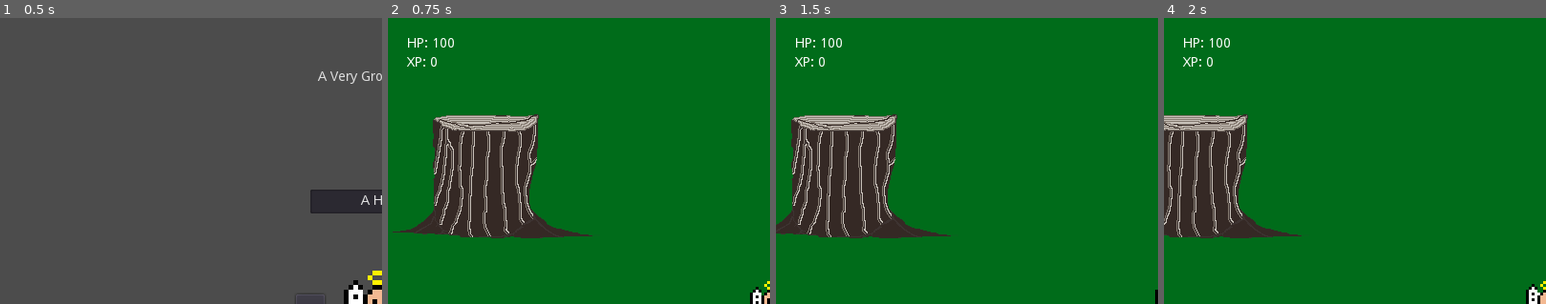
Above: before the commit, frames 1-4 (left to right).
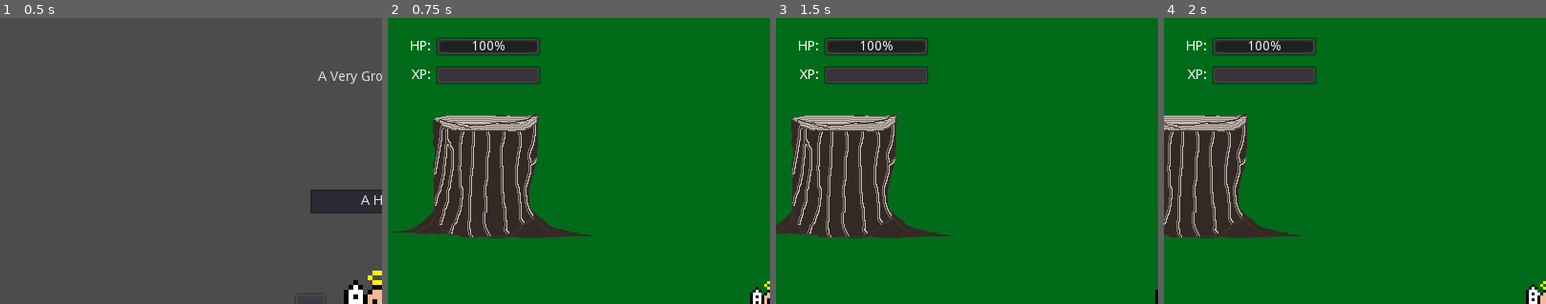
Above: after the commit, the same moments.

Repository: chipolux/a-very-grood-game
Game: Godot game, scene res://scenes/main-menu.tscn
Two runs of this game, one before a commit and one after it. Both use one fixed random seed, a clock stepped at 60 frames per second and the inputs below.
Inputs (mouse positions are % of the whole screen's width and height, from its top left):
- Up to frame 1 (0.5 s): no input
- Up to frame 2 (0.75 s): click "Start" at 0.5 s
- Up to frame 3 (1.5 s): tap Enter (ui_accept) at 1.25 s; move the mouse to (72, 45) at 1.27 s; press the mouse at (72, 45) at 1.28 s; hold Right (ui_right) from 1.28 s (still down)
- Up to frame 4 (2 s): keep holding Right (ui_right); tap Enter (ui_accept) at 1.52 s
The pictures show only the part of the screen within x 0-50%, y 0-50%; the shares and areas given below are measured in that part.

Frame 1 is identical in both runs. In frame 2, 3.6% of the frame differs, in the area x 5-40%, y 7-23%; in frame 3, 3.6%; in frame 4, 3.6%.

Commit message:
Add hp and xp bars.

Diff:
--- a/scenes/player.tscn
+++ b/scenes/player.tscn
@@ -518,7 +518,6 @@
 
 [node name="hud" type="CanvasLayer" parent="camera" index="1"]
 
-editor/display_folded = true
 layer = 1
 offset = Vector2( 0, 0 )
 rotation = 0.0
@@ -533,42 +532,96 @@
 anchor_bottom = 0.0
 margin_left = 20.0
 margin_top = 20.0
-margin_right = 70.0
-margin_bottom = 34.0
+margin_right = 45.0
+margin_bottom = 40.0
 rect_pivot_offset = Vector2( 0, 0 )
 mouse_filter = 2
 mouse_default_cursor_shape = 0
 size_flags_horizontal = 1
 size_flags_vertical = 4
-text = "HP: 100"
-percent_visible = 1.0
-lines_skipped = 0
-max_lines_visible = -1
-
-[node name="xp" type="Label" parent="camera/hud" index="1"]
-
-anchor_left = 0.0
-anchor_top = 0.0
-anchor_right = 0.0
-anchor_bottom = 0.0
-margin_left = 20.0
-margin_top = 40.0
-margin_right = 60.0
-margin_bottom = 54.0
-rect_pivot_offset = Vector2( 0, 0 )
-mouse_filter = 2
-mouse_default_cursor_shape = 0
-size_flags_horizontal = 1
-size_flags_vertical = 4
-text = "XP: 0"
+text = "HP:"
+align = 2
+valign = 1
 percent_visible = 1.0
 lines_skipped = 0
 max_lines_visible = -1
 _sections_unfolded = [ "Rect" ]
 
+[node name="xp" type="Label" parent="camera/hud" index="1"]
+
+anchor_left = 0.0
+anchor_top = 0.0
+anchor_right = 0.0
+anchor_bottom = 0.0
+margin_left = 20.0
+margin_top = 50.0
+margin_right = 45.0
+margin_bottom = 70.0
+rect_pivot_offset = Vector2( 0, 0 )
+mouse_filter = 2
+mouse_default_cursor_shape = 0
+size_flags_horizontal = 1
+size_flags_vertical = 4
+text = "XP:"
+align = 2
+valign = 1
+percent_visible = 1.0
+lines_skipped = 0
+max_lines_visible = -1
+_sections_unfolded = [ "Rect" ]
+
+[node name="hp_bar" type="ProgressBar" parent="camera/hud" index="2"]
+
+anchor_left = 0.0
+anchor_top = 0.0
+anchor_right = 0.0
+anchor_bottom = 0.0
+margin_left = 50.0
+margin_top = 20.0
+margin_right = 160.0
+margin_bottom = 40.0
+rect_pivot_offset = Vector2( 0, 0 )
+mouse_filter = 0
+mouse_default_cursor_shape = 0
+size_flags_horizontal = 1
+size_flags_vertical = 0
+min_value = 0.0
+max_value = 100.0
+step = 1.0
+page = 0.0
+value = 0.0
+exp_edit = false
+rounded = false
+percent_visible = true
+_sections_unfolded = [ "Percent", "Rect" ]
+
+[node name="xp_bar" type="ProgressBar" parent="camera/hud" index="3"]
+
+anchor_left = 0.0
+anchor_top = 0.0
+anchor_right = 0.0
+anchor_bottom = 0.0
+margin_left = 50.0
+margin_top = 50.0
+margin_right = 160.0
+margin_bottom = 70.0
+rect_pivot_offset = Vector2( 0, 0 )
+mouse_filter = 0
+mouse_default_cursor_shape = 0
+size_flags_horizontal = 1
+size_flags_vertical = 0
+min_value = 0.0
+max_value = 100.0
+step = 1.0
+page = 0.0
+value = 0.0
+exp_edit = false
+rounded = false
+percent_visible = false
+_sections_unfolded = [ "Percent", "Rect" ]
+
 [node name="hitbox" type="Area2D" parent="." index="4"]
 
-editor/display_folded = true
 input_pickable = true
 gravity_vec = Vector2( 0, 1 )
 gravity = 98.0
--- a/scripts/game_state.gd
+++ b/scripts/game_state.gd
@@ -12,8 +12,10 @@
 ]
 var player_texture = _textures[0]
 var player_name
+var player_max_hp = 100
+var player_hp = 100
+var player_next_level = 20
 var player_xp = 0
-var player_hp = 100
 
 var current_scene
 var current_npc
--- a/scripts/player.gd
+++ b/scripts/player.gd
@@ -38,8 +38,10 @@
 	if (new_anim != current_anim):
 		current_anim = new_anim
 		get_node("anim").play(current_anim)
-	get_node("camera/hud/hp").text = "HP: %s" % game_state.player_hp
-	get_node("camera/hud/xp").text = "XP: %s" % game_state.player_xp
+	get_node("camera/hud/hp_bar").max_value = game_state.player_max_hp
+	get_node("camera/hud/hp_bar").value = game_state.player_hp
+	get_node("camera/hud/xp_bar").max_value = game_state.player_next_level
+	get_node("camera/hud/xp_bar").value = game_state.player_xp
 	if not get_node("hit_player").is_playing():
 		_process_enemies()
 
